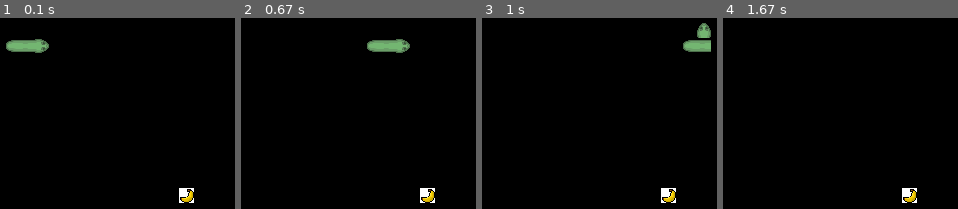
Above: before the commit, frames 1-4 (left to right).
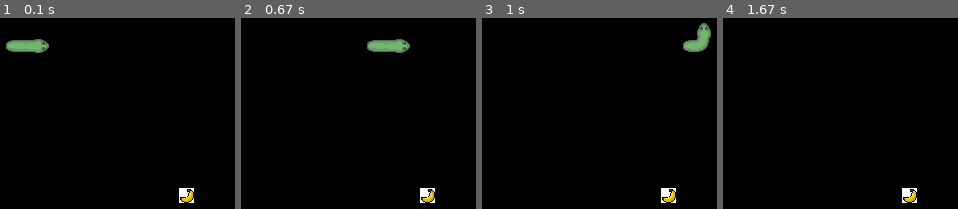
Above: after the commit, the same moments.

Repository: luciusvinicius/tpj_96123
Game: pygame game, started from p3 - snake/main.py
Same seed, same stepped clock (60 frames per second), same inputs: the game is played once before the commit and once after it.
Inputs:
- Up to frame 1 (0.1 s): no input
- Up to frame 2 (0.67 s): hold D from 0.33 s (still down)
- Up to frame 3 (1 s): release D at 0.8 s; hold W from 0.83 s (still down)
- Up to frame 4 (1.67 s): release W at 1.3 s

Frames 1-2 are identical in both runs. In frame 3, 0.2% of the frame differs, in the area x 91-98%, y 10-18%; in frame 4, nothing differs.

Commit message:
legendary refactor

Diff:
--- a/p3 - snake/BodyPart.py
+++ b/p3 - snake/BodyPart.py
@@ -61,25 +61,34 @@
         self.x += direction[0]*self.speed
         self.y += direction[1]*self.speed
 
-    def apply_scale(self, scale):
+    def apply_scale(self, head_sprite, straight_sprite, end_sprite, curve_sprite):
         self.image = transform.scale(self.base_image, (self.img_scale, self.img_scale))
-        angle_x = 0 if self.direction[0] >= 0 else 180
-        angle = - 90 * self.direction[1] + angle_x
-        if self.type == "curve":
+
+        angle = self.get_curve_angle()
+        nxt = self.next
+        prev = self.prev
+
+        if angle is not None:
             print(f"{self}: {self.angle=}")
-            self.image = transform.rotate(self.image, self.angle)
+            self.set_sprite(curve_sprite)
 
         else:
-            self.image = transform.rotate(self.image, angle)
+            angle_x = 0 if self.direction[0] >= 0 else 180
+            angle = - 90 * self.direction[1] + angle_x
+            if nxt is None:
+                self.set_sprite(end_sprite)
+            elif prev is None:
+                self.set_sprite(head_sprite)
+            else:
+                self.set_sprite(straight_sprite)
+
+        self.image = transform.rotate(self.image, angle)
 
 
     def set_sprite(self, sprite):
         self.base_image = transform.scale(sprite, (self.img_scale, self.img_scale))
         picture = transform.scale(sprite, (self.img_scale, self.img_scale))
         self.get_curve_angle()
-        # if self.type == "curve":
-        #     print(f"Rotated {self} to angle {self.angle}")
-        #     picture = transform.rotate(self.image, self.angle)
         self.image = picture.convert_alpha()
 
     def get_curve_angle(self):
--- a/p3 - snake/Snake.py
+++ b/p3 - snake/Snake.py
@@ -22,83 +22,36 @@
         self.end_sprite = image.load(f"{BASE_DIR}/end-{color}.png")
         self.curve_sprite = image.load(f"{BASE_DIR}/curve-{color}.png")
 
-        self.set_head(self.root)
-
         for _ in range(1, length):
             self.add_part()
 
     def add_part(self):
         print(f"Added Part, Length = {self.length}")
         bp = BodyPart(self.last.rect.x - self.last.rect.width * self.last.direction[0], self.last.rect.y - self.last.direction[1] * self.last.rect.height, self.last.direction, scale=self.scale, speed=self.speed)
-        self.set_end(bp)
-        # bp = BodyPart(self.last.rect.x - self.last.rect.width * self.last.direction[0], self.last.rect.y - self.last.direction[1] * self.last.rect.height, self.last.direction, self.scale)
-        # bp = BodyPart(self.last.rect.x - self.last.direction[0] * self.scale, self.last.rect.y - self.last.direction[1] * self.scale, self.last.direction, self.scale)
 
         bp.prev = self.last
         self.last.next = bp
         self.last = bp
         self.length += 1
         self.all_sprites.add(bp)
-        # self.body.append(bp)
 
 
     def move(self, direction):
-        # self.root.move(direction)
         body_part = self.last
-        # print(f"Root: {self.root}")
 
         while True:
-            # print("------ Another -----")
             prev = body_part.prev
-            nxt = body_part.next
-
 
             if prev is None:
-                if nxt is not None:
-                    nxt_nxt = nxt.next
-
-                    if nxt_nxt is not None:
-                        if nxt.direction == nxt_nxt.direction:
-                            nxt.type = "straight"
-                            self.set_straight(nxt)
-                        else:
-                            nxt_angle = nxt.get_previously_angle()
-                            nxt.type = "curve"
-                            print("sussy bakaaaaaaaa")
-                            print(f"{nxt} angle is {nxt.angle}")
-                            self.set_curve(nxt)
-                            nxt.angle = nxt_angle
-
                 break
 
-            if nxt is not None:
-                # nxt.get_curve_angle()
-                nxt_nxt = nxt.next
-
-                if nxt_nxt is not None:
-                    if body_part.direction == prev.direction:
-                        nxt.type = "straight"
-                        self.set_straight(nxt)
-                    else:
-                        nxt_angle = body_part.get_curve_angle()
-
-                        nxt.type = "curve"
-                        print(f"{nxt} angle is {nxt.angle}")
-                        self.set_curve(nxt)
-                        nxt.angle = nxt_angle
             body_part.move(prev.direction)
-
 
             body_part.set_direction(prev.direction)
             body_part = body_part.prev
 
         body_part.set_direction(direction)
-        self.set_head(body_part)
-
         body_part.move(direction)
-
-
-
 
     def collides_with(self, fruit : Food):
         bd = self.root
@@ -127,13 +80,13 @@
         return self.root.rect.x not in range(WIDTH * self.scale) or self.root.rect.y not in range(HEIGHT * self.scale)
 
     def apply_scale(self):
-        bp = self.root
+        bp = self.last
         while True:
-            bp.apply_scale(self.scale)
-            nxt = bp.next
-            if nxt is None:
+            bp.apply_scale(self.head_sprite, self.straight_sprite, self.end_sprite, self.curve_sprite)
+            prev = bp.prev
+            if prev is None:
                 break
-            bp = nxt
+            bp = prev
 
 
     def set_head(self, body_part : BodyPart):
